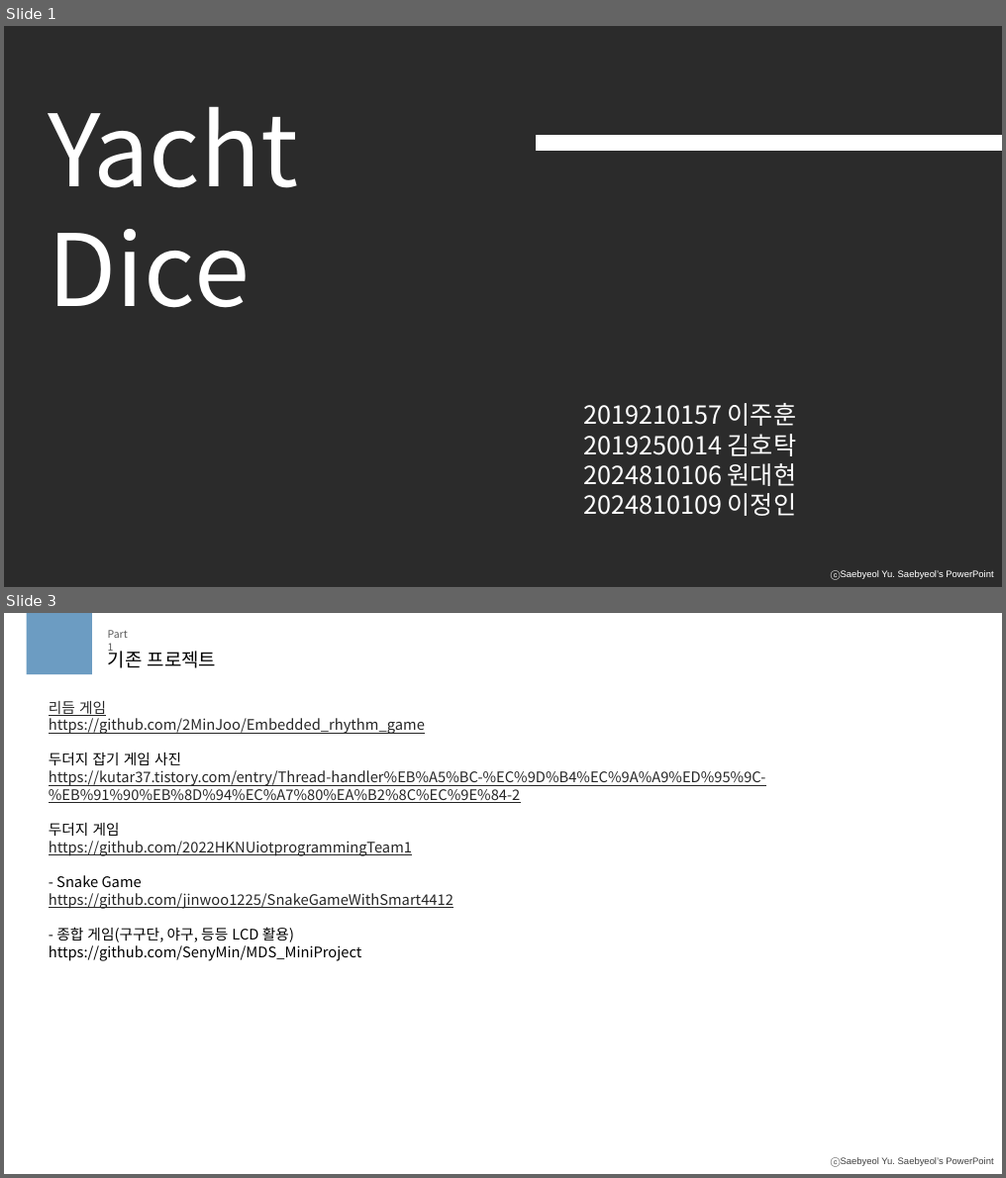
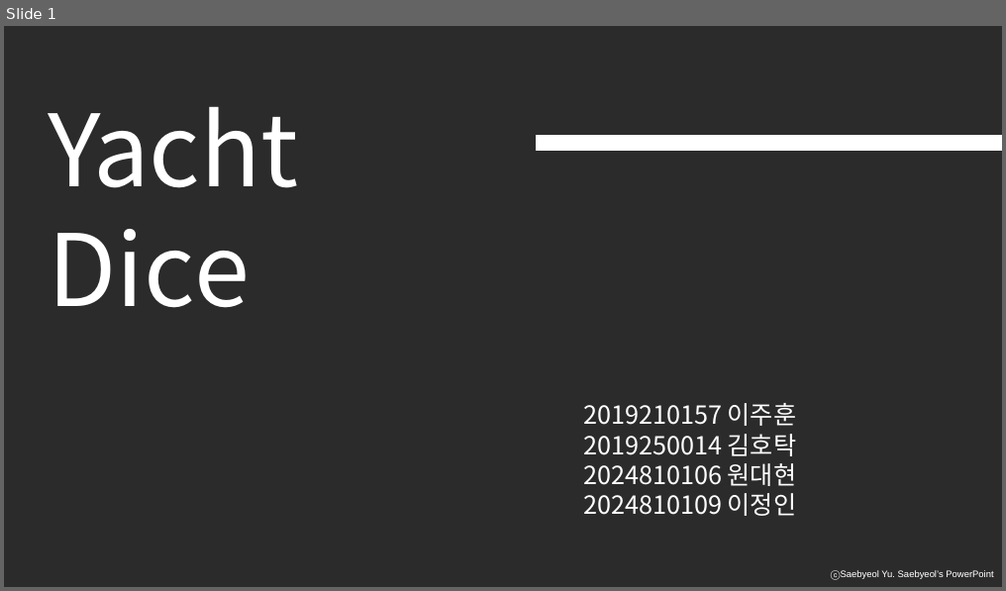
Before and after one commit to meohyun1/IoT_Proj, a slide deck: doc/IoT_1차발표.pptx. Shown one above the other, each under a label of ours: slides 1 and 3 before the commit, slide 1 after it; the slides between them are not shown. The pictures are 1006x1178 and 1006x591 pixels, drawn with LibreOffice and Linux fonts; fonts in the diff are those of the drawing; background and template pictures are left out; a plain dark background stands for a picture behind light text. Boxes give left, top, right and bottom in pixels: in the first picture for what was removed or moved away, otherwise in the second. Text is boxed around its words. In the diff, an @@ line names an element or a change of style, - is before the commit and + after.

```diff
--- a/doc/IoT_1차발표.pptx
+++ b/doc/IoT_1차발표.pptx
@@ slide 3 removed at [4, 613, 1002, 1174], background #FFFFFF; not listed: 1 template element that a slide beside it also shows @@
@@ rectangle removed at [27, 613, 92, 674] @@
@@ text removed at [108, 630, 128, 654] @@
-Part 1
@@ text removed at [108, 647, 217, 668] @@
-기존 프로젝트
@@ text removed at [49, 701, 766, 961] @@
-리듬 게임
-https://github.com/2MinJoo/Embedded_rhythm_game
-두더지 잡기 게임 사진
-https://kutar37.tistory.com/entry/Thread-handler%EB%A5%BC-%EC%9D%B4%EC%9A%A9%ED%95%9C-%EB%91%90%EB%8D%94%EC%A7%80%EA%B2%8C%EC%9E%84-2
-두더지 게임
-https://github.com/2022HKNUiotprogrammingTeam1
-- Snake Game
-https://github.com/jinwoo1225/SnakeGameWithSmart4412
-- 종합 게임(구구단, 야구, 등등 LCD 활용)
-https://github.com/SenyMin/MDS_MiniProject
```
Also in this commit, not shown: 2 slides changed.
